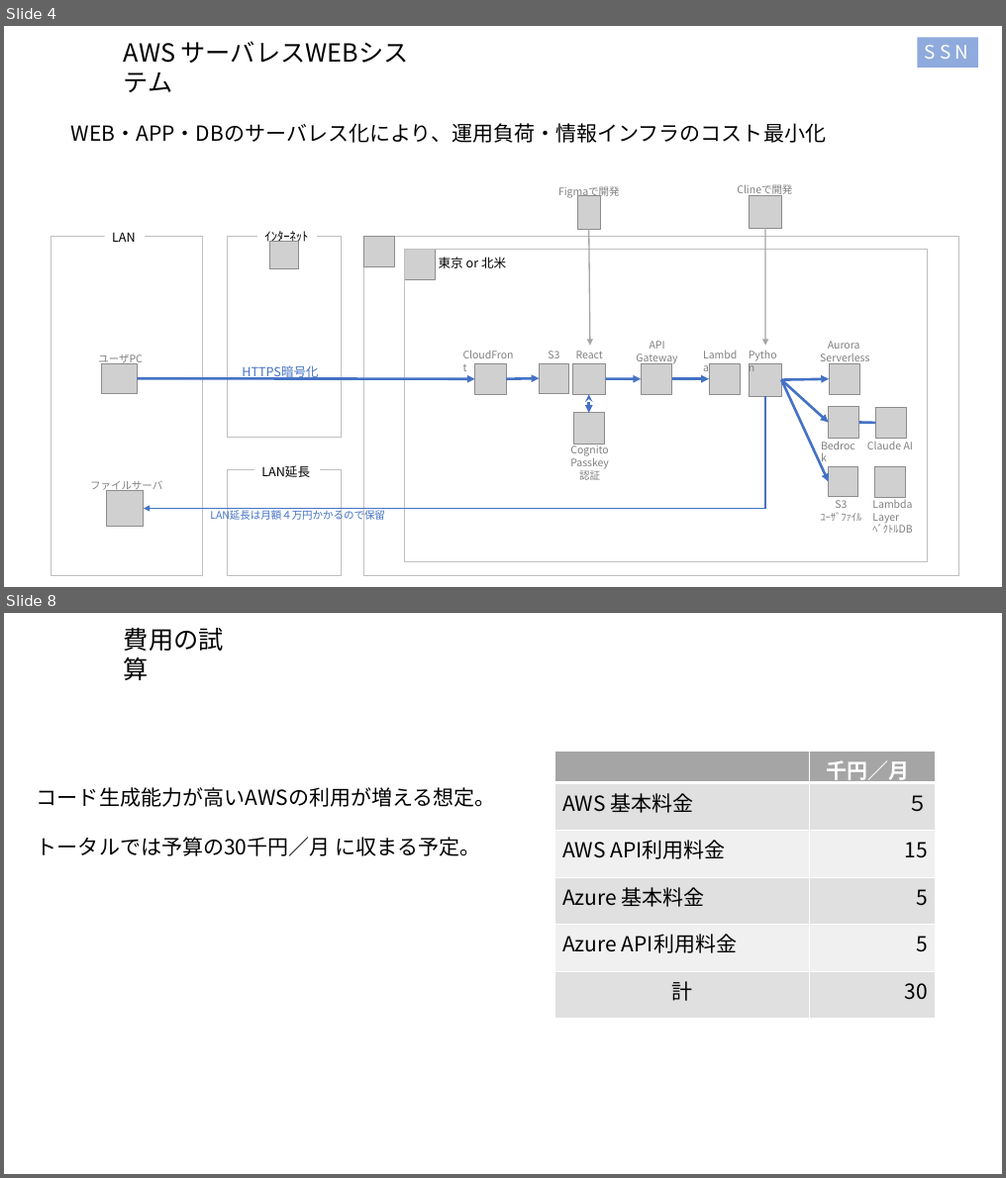
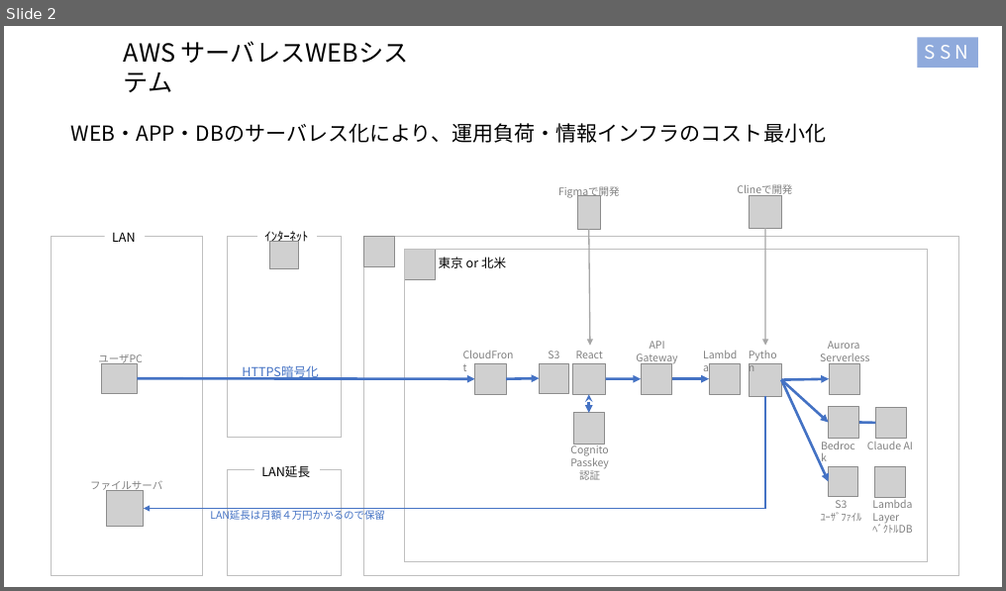
Before and after one commit to kiri0408/tyaga, a slide deck: aws_memo2.pptx. Shown one above the other, each under a label of ours: slides 4 and 8 before the commit, slide 2 after it; the slides between them are not shown. The pictures are 1006x1178 and 1006x591 pixels, drawn with LibreOffice and Linux fonts; fonts in the diff are those of the drawing; grey boxes stand for pictures. Boxes give left, top, right and bottom in pixels: in the first picture for what was removed or moved away, otherwise in the second. Text is boxed around its words. In the diff, an @@ line names an element or a change of style, - is before the commit and + after.

```diff
--- a/aws_memo2.pptx
+++ b/aws_memo2.pptx
@@ slide 8 removed at bbox=[4, 613, 1002, 1174], background #FFFFFF @@
@@ text removed at bbox=[124, 627, 224, 680] @@
-費用の試算
@@ table removed at bbox=[555, 751, 936, 1019], 6 rows, 2 columns @@
- | 千円／月
-AWS 基本料金 | ５
-AWS API利用料金 | 15
-Azure 基本料金 | 5
-Azure API利用料金 | 5
-計 | 30
@@ text removed at bbox=[37, 787, 496, 857] @@
-コード生成能力が高いAWSの利用が増える想定。
-トータルでは予算の30千円／月 に収まる予定。
@@ what was slide 4 is now slide 2 @@
```
Also in this commit, not shown: 12 other slides removed.
